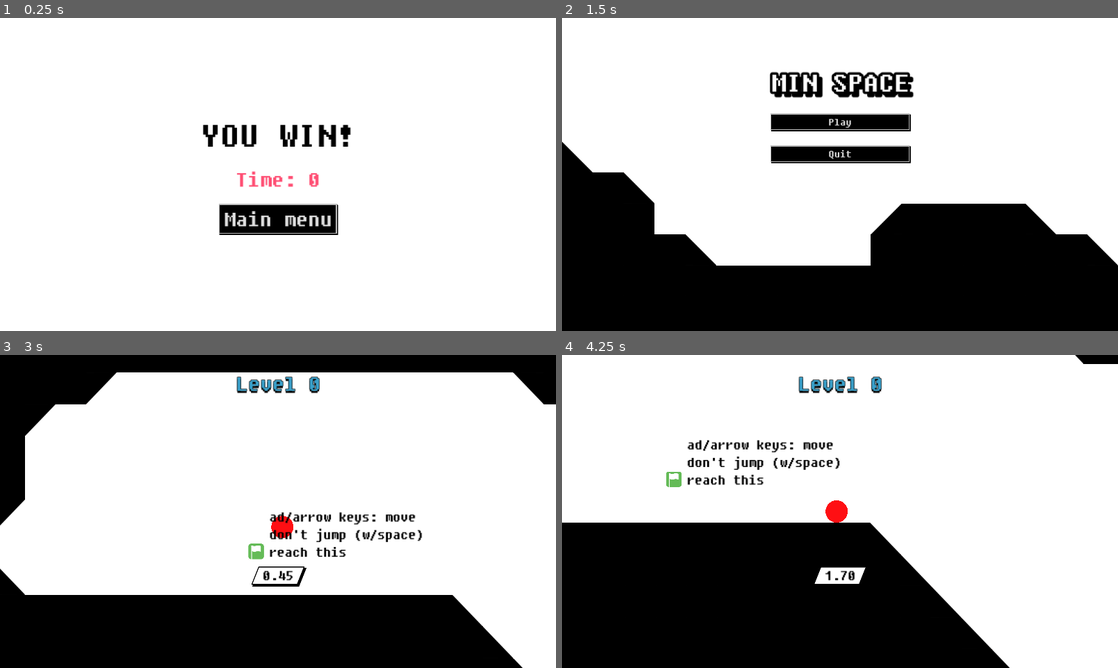
Above: before the commit, frames 1-4 (two rows, left to right).
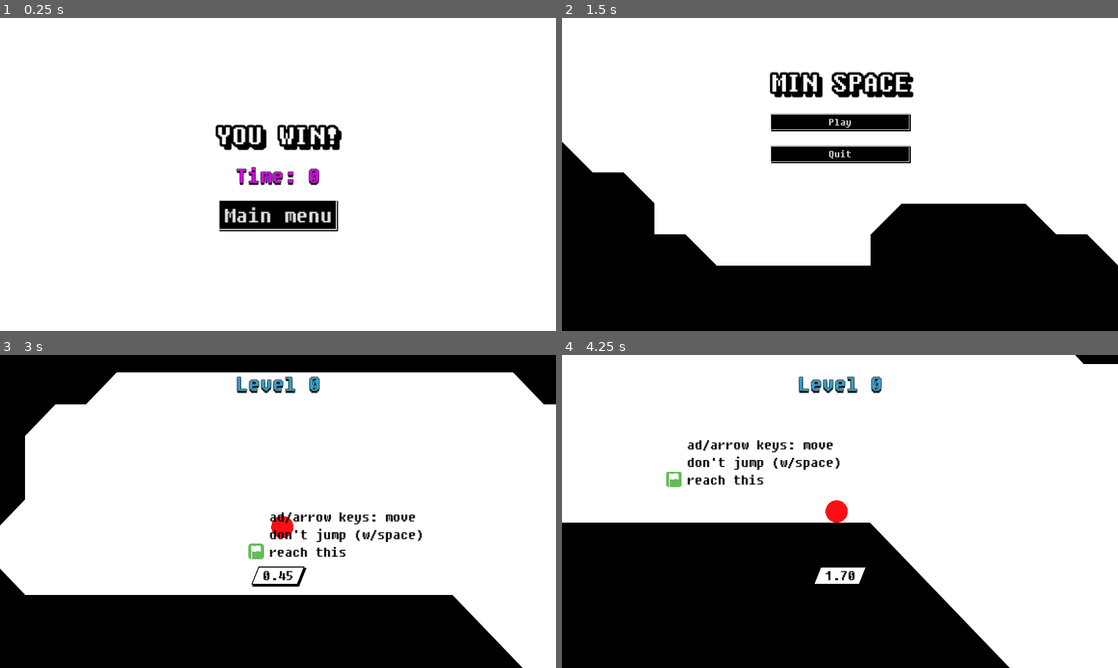
Above: after the commit, the same moments.

Repository: kagamiAL/CALHACKS_2024
Game: Godot game, scene res://scenes/UI/GameWin.tscn
The game is run twice, just before and just after one commit, with the same random seed, the same clock (stepped at 60 frames per second) and the same inputs. This scene is started directly instead of the project's main scene.
Inputs:
- Up to frame 1 (0.25 s): no input
- Up to frame 2 (1.5 s): tap Enter (ui_accept) at 0.5, 0.77 s; hold Right (ui_right) 0.53-1.25 s; click "Main menu" at 1.25 s
- Up to frame 3 (3 s): click "Play" at 2 s; hold Right (ui_right) from 2.78 s (still down)
- Up to frame 4 (4.25 s): tap Enter (ui_accept) at 3.02 s; release Right (ui_right) at 3.53 s; hold Left (ui_left) from 3.53 s (still down)

The runs differ from the first frame. In frame 1, 3.1% of the frame differs, in the area x 36-64%, y 34-70%; in frame 2, nothing differs; in frame 3, less than 0.1%; in frame 4, less than 0.1%.

Commit message:
Update GameWin.tscn

Diff:
--- a/scenes/UI/GameWin.tscn
+++ b/scenes/UI/GameWin.tscn
@@ -1,6 +1,9 @@
-[gd_scene load_steps=3 format=3 uid="uid://em2nydjr45ge"]
+[gd_scene load_steps=4 format=3 uid="uid://em2nydjr45ge"]
 
 [ext_resource type="Script" path="res://scenes/UI/GameWin.gd" id="1_lhbmn"]
+
+[sub_resource type="SystemFont" id="SystemFont_qvhwi"]
+font_names = PackedStringArray("Century Gothic")
 
 [sub_resource type="ParticleProcessMaterial" id="ParticleProcessMaterial_4h11n"]
 particle_flag_disable_z = true
@@ -32,17 +35,31 @@
 size_flags_vertical = 4
 theme_override_constants/separation = 25
 
-[node name="Label" type="Label" parent="CanvasLayer/VBoxContainer"]
+[node name="Label2" type="Label" parent="CanvasLayer/VBoxContainer"]
 layout_mode = 2
-theme_override_colors/font_color = Color(0, 0, 0, 1)
-theme_override_font_sizes/font_size = 80
+theme_override_colors/font_color = Color(1, 1, 1, 1)
+theme_override_colors/font_shadow_color = Color(0, 0, 0, 1)
+theme_override_colors/font_outline_color = Color(0, 0, 0, 1)
+theme_override_constants/shadow_offset_x = 8
+theme_override_constants/shadow_offset_y = 8
+theme_override_constants/outline_size = 20
+theme_override_constants/shadow_outline_size = 15
+theme_override_fonts/font = SubResource("SystemFont_qvhwi")
+theme_override_font_sizes/font_size = 64
 text = "YOU WIN!"
+horizontal_alignment = 1
+vertical_alignment = 1
 
 [node name="Time" type="Label" parent="CanvasLayer/VBoxContainer"]
 layout_mode = 2
-theme_override_colors/font_color = Color(1, 0.305882, 0.45098, 1)
+theme_override_colors/font_color = Color(0.87451, 0, 0.945098, 1)
+theme_override_colors/font_shadow_color = Color(0, 0, 0, 1)
+theme_override_colors/font_outline_color = Color(0, 0, 0, 1)
+theme_override_constants/shadow_offset_x = 0
+theme_override_constants/shadow_offset_y = 4
+theme_override_constants/outline_size = 4
 theme_override_font_sizes/font_size = 50
-text = "Time:"
+text = "Time: 1:00"
 horizontal_alignment = 1
 vertical_alignment = 1
 
